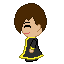
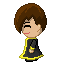
Revision of a layered 64x64 image; what changed, layer by layer:
added layer "Calque 2" (overlay, 50%) above "Calque 1" over box(14, 3, 44, 60)
added layer "Calque 1" (multiply, 50%) above "Groupe 1" over box(18, 12, 47, 61)
painted on "Line" over box(28, 37, 37, 39)
